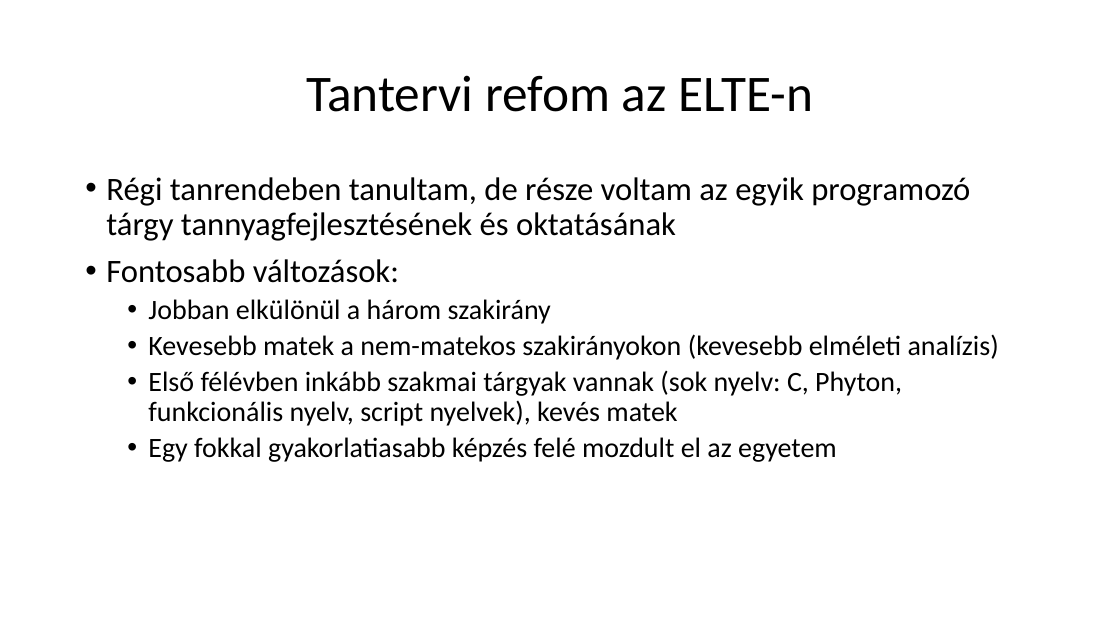
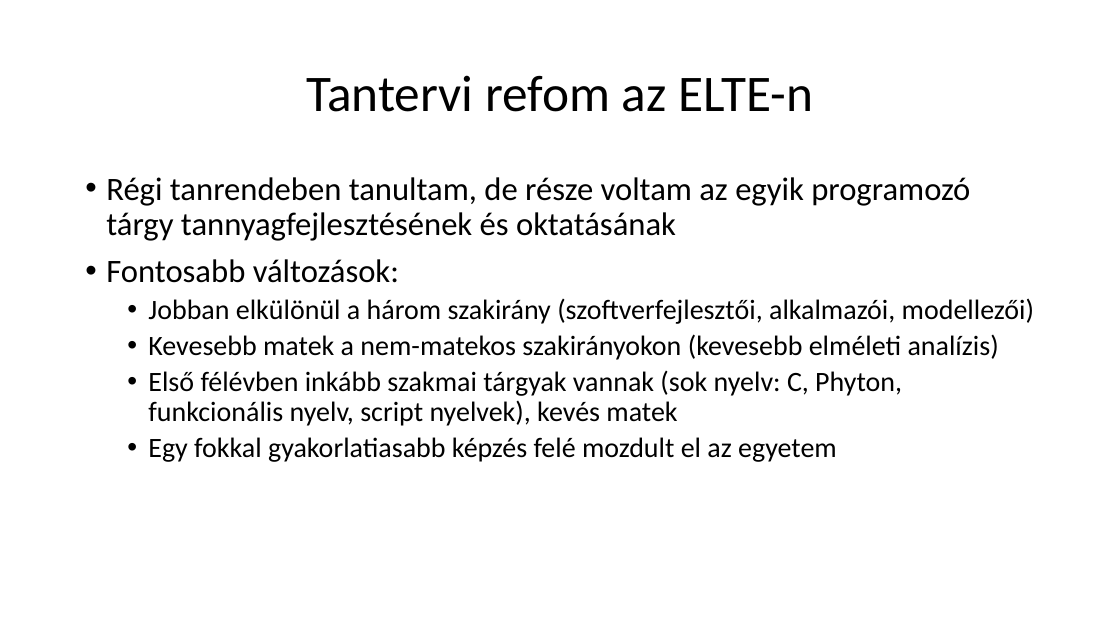
Before and after one commit to nagyandras95/Egyetem, a slide deck: slide 6 of efop/03/Programozók világa.pptx. Drawn at 1120x630 pixels with LibreOffice and Linux fonts; fonts in the diff are those of the drawing. Boxes give left, top, right and bottom in pixels: in the first picture for what was removed or moved away, otherwise in the second. Text is boxed around its words. In the diff, an @@ line names an element or a change of style, - is before the commit and + after.

```diff
--- a/efop/03/Programozók világa.pptx
+++ b/efop/03/Programozók világa.pptx
@@ text at <box>148,298,1034,324</box>: text changed @@
-  • Jobban elkülönül a három szakirány
+  • Jobban elkülönül a három szakirány (szoftverfejlesztői, alkalmazói, modellezői)
```
Also in this commit, not shown: 7 other slides changed, 1 other file.
